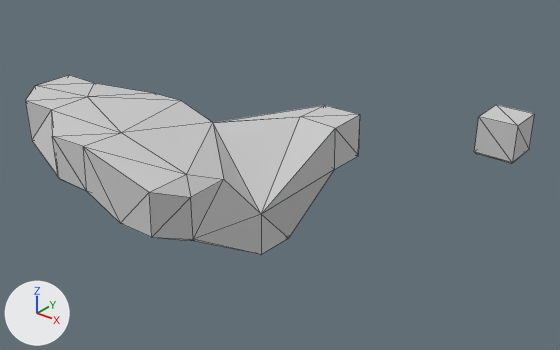
The glTF model output-data/v1.1/corridors/fb6bb0ea-5ba7-44e2-90a6-f972a70da51a.glb, before and after one commit.
The view is the same before and after, from a 50 mm lens placed at (0.0541, -0.0852, 0.073), pointed at (-0.0018, -0.0153, 0.0297). Every picture has the same lights, and +X, +Y and +Z are marked at lower left. The first picture is the older version. Mesh edges are drawn as thin lines.

The scene before the commit, as lines of its bpy script (objects in view):
```python
me_mesh_0 = bpy.data.meshes.new('Mesh_0')
me_mesh_0.from_pydata(...)  # 60 vertices, 112 faces; spans x -0.0282..0.0209, y -0.0394..0.0092, z 0.0251..0.0406
me_mesh_0.materials.append(mat_material)  # light grey #cbcbcb
ob_offroot = bpy.data.objects.new('<OFFRoot>', me_mesh_0)
ob_offroot.location = (0.0, 0.0, 0.0)
```
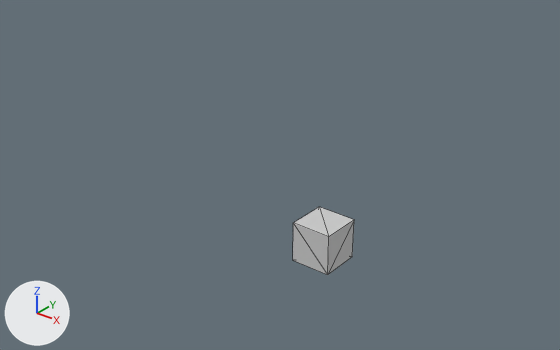
What changed in the scene script:
```text
Change me_mesh_0:
    used by ob_offroot; location = (0.0, 0.0, 0.0)
    remove me_mesh_0.from_pydata(...)  # 60 vertices, 112 faces; spans x -0.0282..0.0209, y -0.0394..0.0092, z 0.0251..0.0406
    add me_mesh_0.from_pydata(...)  # 8 vertices, 12 faces; spans x 0.0068..0.0118, y -0.0237..-0.0187, z 0.0244..0.0294
    me_mesh_0 part 1: a new loose piece, a box spanning x 0.0068..0.0118, y -0.0237..-0.0187, z 0.0244..0.0294, in mat_material (light grey #cbcbcb)
    me_mesh_0 part 2: the loose piece of 48 vertices spanning x -0.0282..0.0075, y -0.0394..-0.0114, z 0.0251..0.0406 is deleted
    me_mesh_0 part 3: the loose piece of 12 vertices spanning x 0.0156..0.0209, y 0.0039..0.0092, z 0.0308..0.0362 is deleted
```

Boxes (x1, y1, x2, y2) around the edits, measured in the pictures (560 x 350 px):
'<OFFRoot>', reshaped (88% narrower, 62% shorter): before (25, 75, 535, 255); after (293, 207, 354, 275)
part 1 of me_mesh_0, added: after (293, 207, 354, 275)
part 2 of me_mesh_0, deleted: before (25, 75, 360, 255)
part 3 of me_mesh_0, deleted: before (474, 105, 535, 164)
